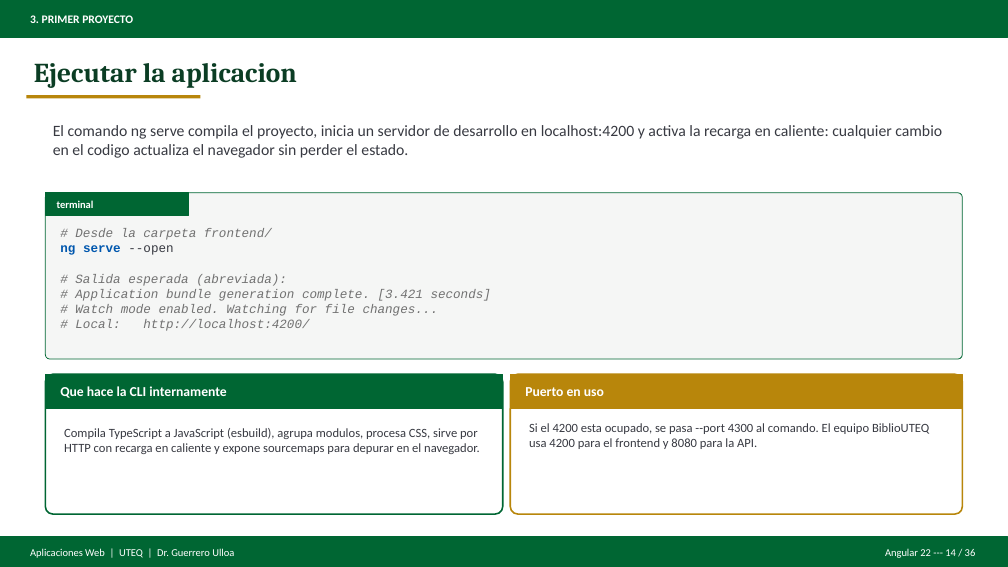
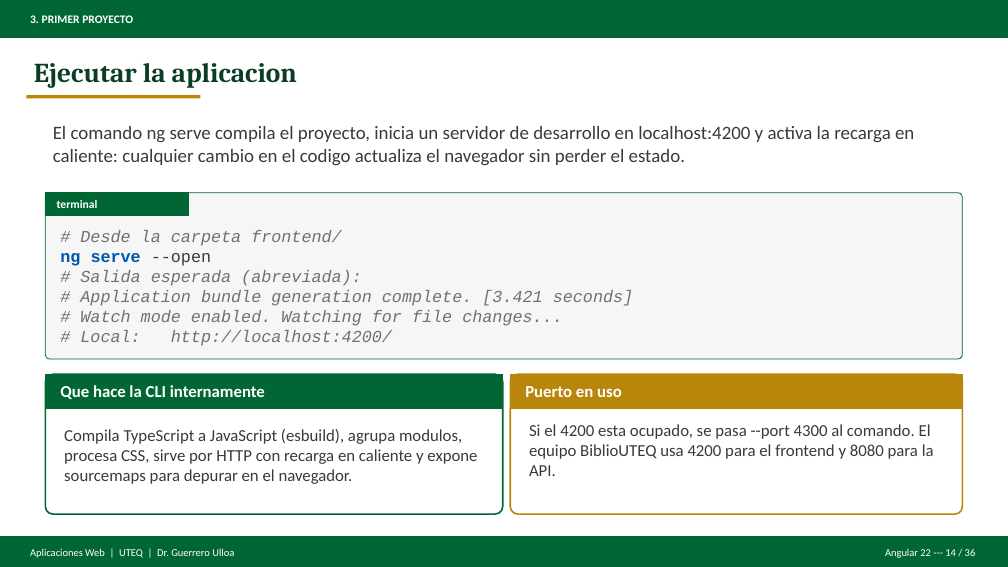
Before and after one commit to gleiston-guerrero/Asignaturas, a slide deck: slide 14 of AplicacionesWeb/Material de clases/Presentaciones/Deck_Angular22_REST.pptx. Drawn at 1008x567 pixels with LibreOffice and Linux fonts; fonts in the diff are those of the drawing. Boxes give left, top, right and bottom in pixels: in the first picture for what was removed or moved away, otherwise in the second. Text is boxed around its words. In the diff, an @@ line names an element or a change of style, - is before the commit and + after.

```diff
--- a/AplicacionesWeb/Material de clases/Presentaciones/Deck_Angular22_REST.pptx
+++ b/AplicacionesWeb/Material de clases/Presentaciones/Deck_Angular22_REST.pptx
@@ text "El comando ng serve compila ..." at <box>53,126,914,166</box>: size 15 to 18 pt @@
@@ text "terminal" at <box>57,200,98,208</box>: size 10 to 11 pt @@
@@ text "Que hace la CLI internamente" at <box>60,385,265,399</box>: size 13 to 16 pt @@
@@ text "Puerto en uso" at <box>525,386,622,397</box>: size 13 to 16 pt @@
@@ size 12 to 16 pt in 3 elements at <box>60,230,633,346</box>, <box>64,429,477,484</box>, <box>529,424,934,476</box> @@
```
Also in this commit, not shown: 7 other slides changed, 5 other files.
